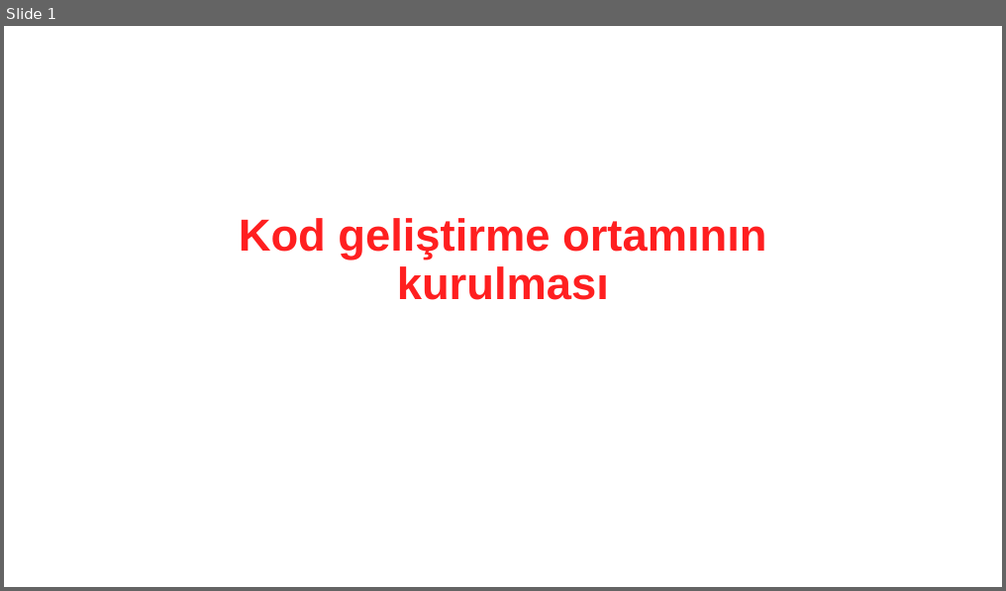
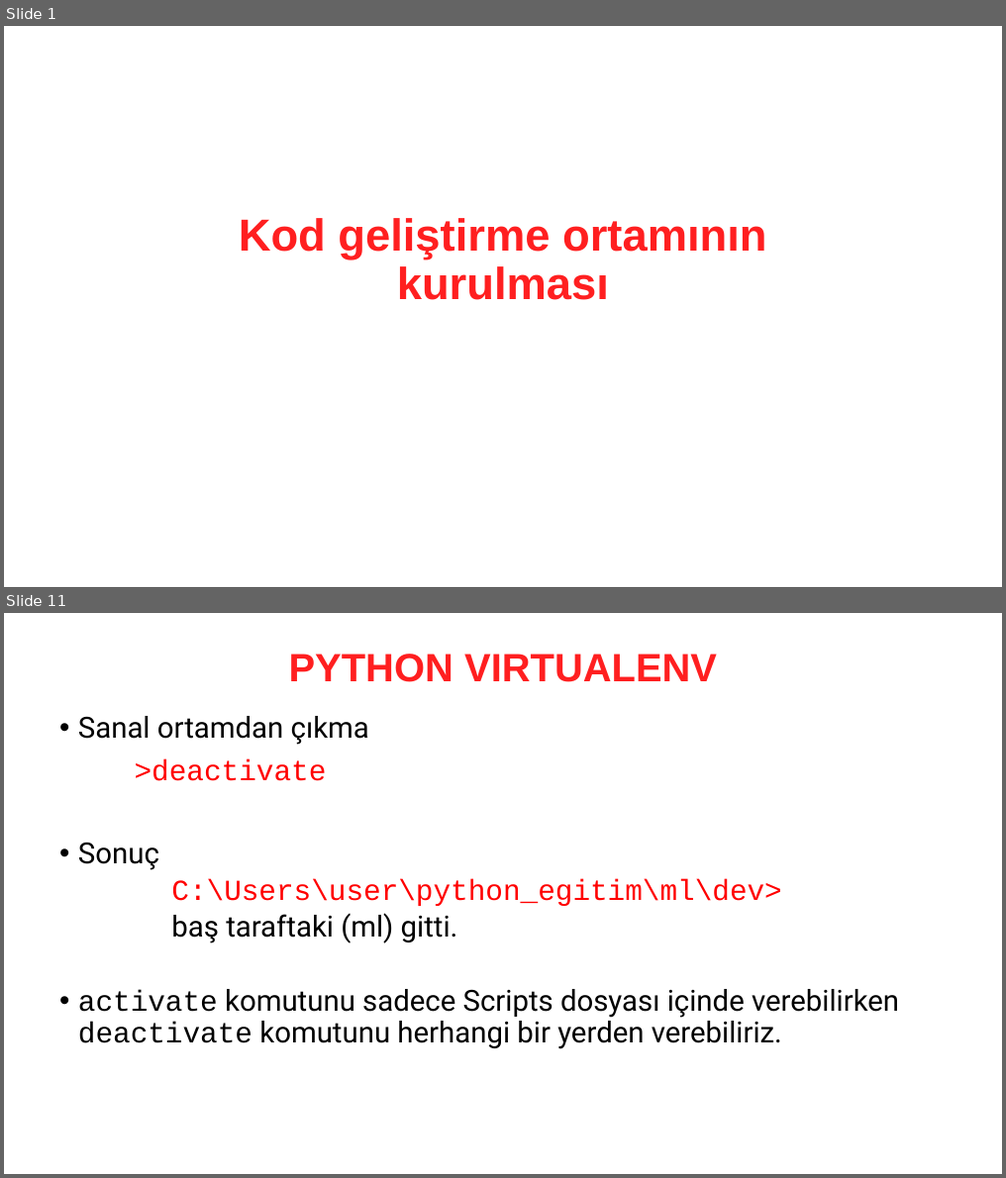
Before and after one commit to MustafaErenSonkaya/machine-learning-with-python-101, a slide deck: presentations/07. Kod geliştirme ortamının kurulması.pptx. Shown one above the other, each under a label of ours: slide 1 before the commit, slides 1 and 11 after it; the slides between them are not shown. The pictures are 1006x591 and 1006x1178 pixels, drawn with LibreOffice and Linux fonts; fonts in the diff are those of the drawing. Boxes give left, top, right and bottom in pixels: in the first picture for what was removed or moved away, otherwise in the second. Text is boxed around its words. In the diff, an @@ line names an element or a change of style, - is before the commit and + after.

```diff
--- a/presentations/07. Kod geliştirme ortamının kurulması.pptx
+++ b/presentations/07. Kod geliştirme ortamının kurulması.pptx
@@ slide 11 added at (4, 613, 1002, 1174), background #FFFFFF @@
@@ title added at (289, 654, 717, 682), 38 pt, text #FF1F20, bold @@
+PYTHON VIRTUALENV
@@ text added at (78, 716, 899, 1050), 28 pt, text #000000 @@
+• Sanal ortamdan çıkma
+>deactivate
+• Sonuç
+  C:\Users\user\python_egitim\ml\dev>
+  baş taraftaki (ml) gitti.
+• activate komutunu sadece Scripts dosyası içinde verebilirken deactivate komutunu herhangi bir yerden verebiliriz.
```
Also in this commit, not shown: 1 slide changed, 9 other slides added, 52 other files.
